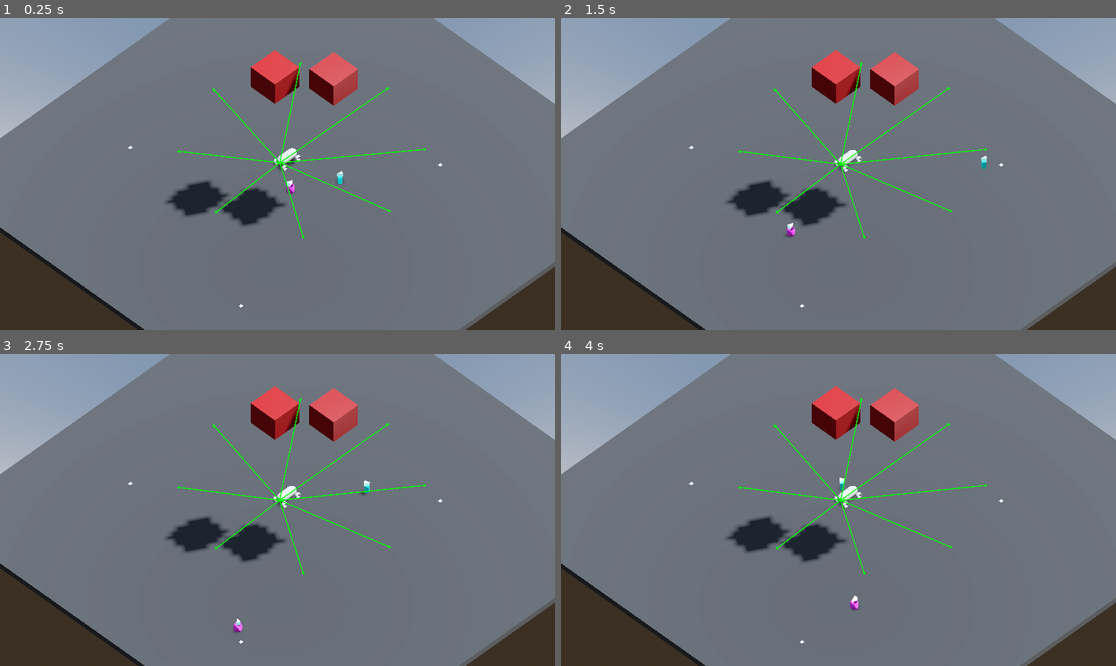
Above: before the commit, frames 1-4 (two rows, left to right).
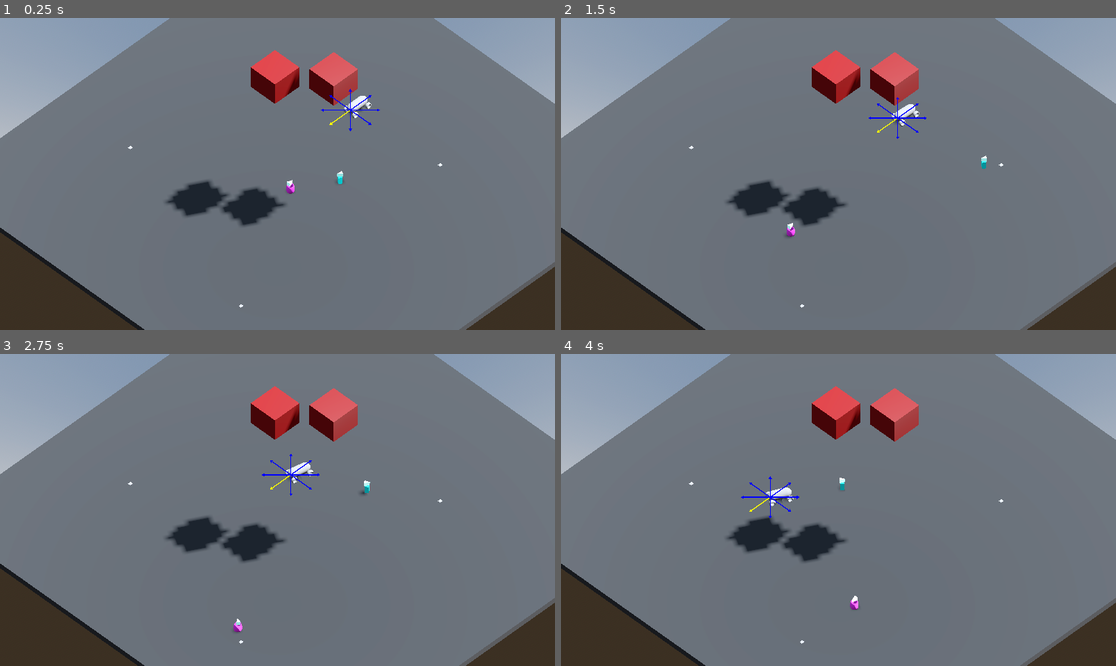
Above: after the commit, the same moments.

Repository: gparlakov/context_based_steering_test
Game: Godot game, scene res://navmesh_chhunks_demo_3d.tscn
Two runs of this game, one before a commit and one after it. Both use one fixed random seed, a clock stepped at 60 frames per second and the inputs below.
Inputs (mouse positions are in pixels of both pictures, inside the frame that each line leads up to):
- Up to frame 1 (0.25 s): no input
- Up to frame 2 (1.5 s): move the mouse to (960, 158) at 0.52 s; click (960, 158) at 0.67 s; move the mouse to (727, 189) at 1.27 s; click (727, 189) at 1.42 s
- Up to frame 3 (2.75 s): move the mouse to (333, 441) at 2.02 s; click (333, 441) at 2.17 s
- Up to frame 4 (4 s): move the mouse to (810, 572) at 2.77 s; click (810, 572) at 2.92 s; move the mouse to (1005, 556) at 3.52 s; click (1005, 556) at 3.67 s

The runs differ from the first frame. In frame 1, 0.9% of the frame differs, in the area x 31-77%, y 14-71%; in frame 2, 0.9%; in frame 3, 0.9%; in frame 4, 0.9%.

Commit message:
draws the vectors from the origin

Diff:
--- a/debug_draw_3d.gd
+++ b/debug_draw_3d.gd
@@ -43,6 +43,6 @@
 
 		if(prop != null):
 			var start = camera.unproject_position(object.global_transform.origin)
-			var end = camera.unproject_position(prop * scale)
+			var end = camera.unproject_position(object.global_transform.origin + prop * scale)
 			debugCanvas.draw_line(start, end, color, width)
 			debugCanvas.draw_triangle(end, start.direction_to(end), width*2, color)
--- a/mono.gd
+++ b/mono.gd
@@ -23,12 +23,13 @@
 	danger.resize(num_rays)
 	ray_directions.resize(num_rays)
 	var debug = get_parent().get_node("DebugOverlay") as DebugOverlay
-	print(transform.basis)
 	for i in num_rays:
 		var angle = i * 2 * PI / num_rays
-		ray_directions[i] = transform.origin.rotated(Vector3.UP, angle)
+		ray_directions[i] = (global_transform.basis.z).rotated(Vector3.UP, angle)
 		var r = ray_directions[i]
-		debug.draw.add_vector(self, func(): return r, 4, 2)
+		var color = Color(1,1,0) if i == 0 else Color(0,0,1)
+
+		debug.draw.add_vector(self, func():return r, 4, 2, color)
 
 
 # # Called every frame. 'delta' is the elapsed time since the previous frame.
@@ -36,7 +37,7 @@
 # 	pass
 
 func _physics_process(_delta: float) -> void:
-	engine_force = clamp(25.5 - _delta * 5, -20 ,5.5)
+	engine_force = 20
 	steer_force = 2
 	steering = -0.05
 	# set_interest()
--- a/navmesh_chhunks_demo_3d.gd
+++ b/navmesh_chhunks_demo_3d.gd
@@ -46,7 +46,9 @@
 
 	# player.set_meta("next_position", Vector3.ZERO)
 	# $DebugOverlay.draw.add_vector(player, "next_position", 1, 1, Color(1,0,1))
-	# $DebugOverlay.draw.add_vector(player, "next_position", 1, 1, Color(1,0,1))
+	# $DebugOverlay.draw.add_vector(mono, func():
+	# 	return (player.global_position - mono.global_position)
+	# , 1, 4, Color(1,0,1))
 
 static func create_region_chunks(chunks_root_node: Node, p_source_geometry: NavigationMeshSourceGeometryData3D, p_chunk_size: float, p_agent_radius: float) -> void:
 	# We need to know how many chunks are required for the input geometry.
--- a/navmesh_chhunks_demo_3d.tscn
+++ b/navmesh_chhunks_demo_3d.tscn
@@ -292,7 +292,7 @@
 [node name="NavigationAgent3D" type="NavigationAgent3D" parent="Obj2"]
 
 [node name="Mono" type="VehicleBody3D" parent="."]
-transform = Transform3D(1, 0, 0, 0, 1, 0, 0, 0, 1, -4.46171, 1.79371, 0.0513568)
+transform = Transform3D(1, 0, 0, 0, 1, 0, 0, 0, 1, -5.02598, 1.577, -15.0097)
 mass = 5.0
 physics_material_override = SubResource("PhysicsMaterial_p577t")
 script = ExtResource("2_4bs5m")
